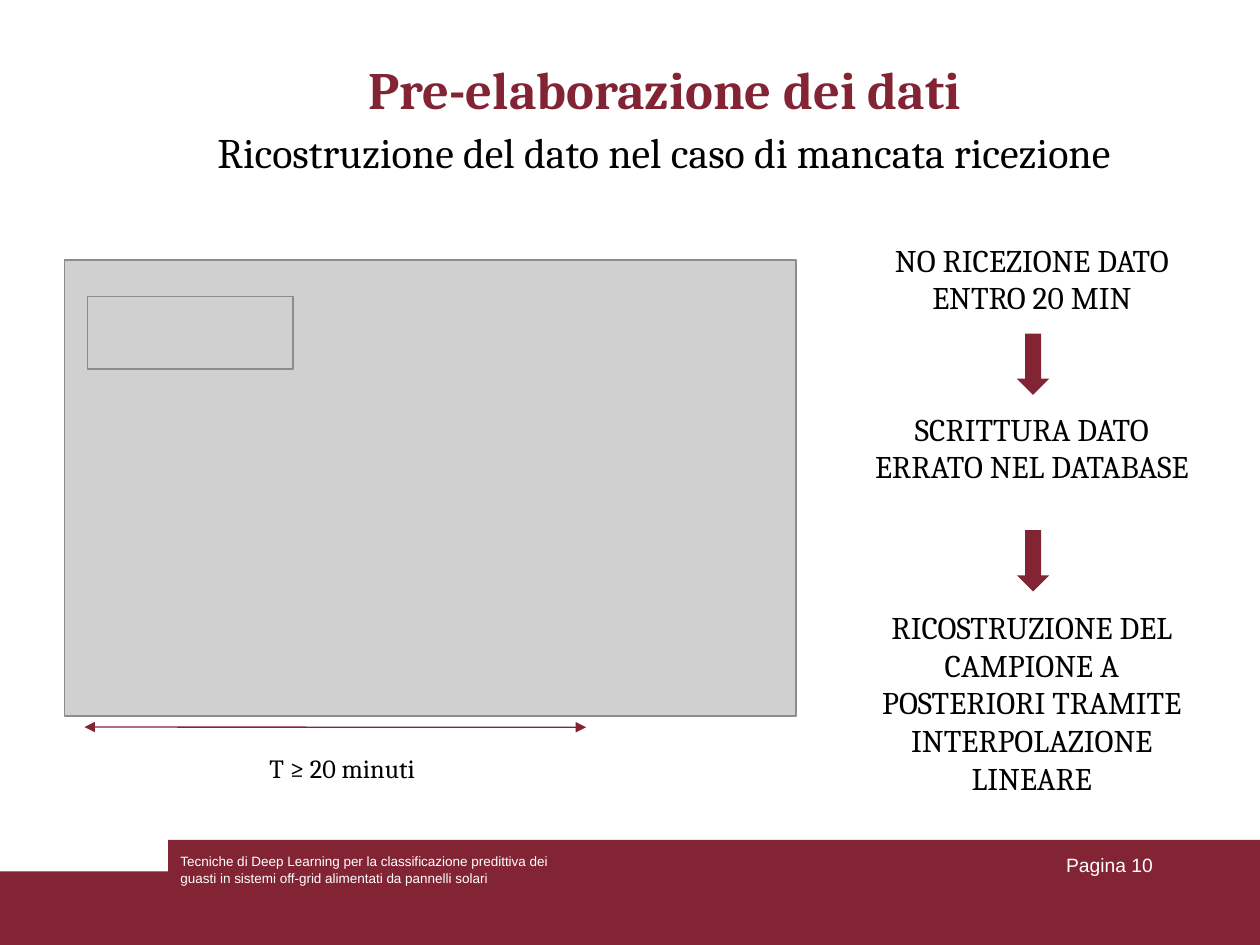
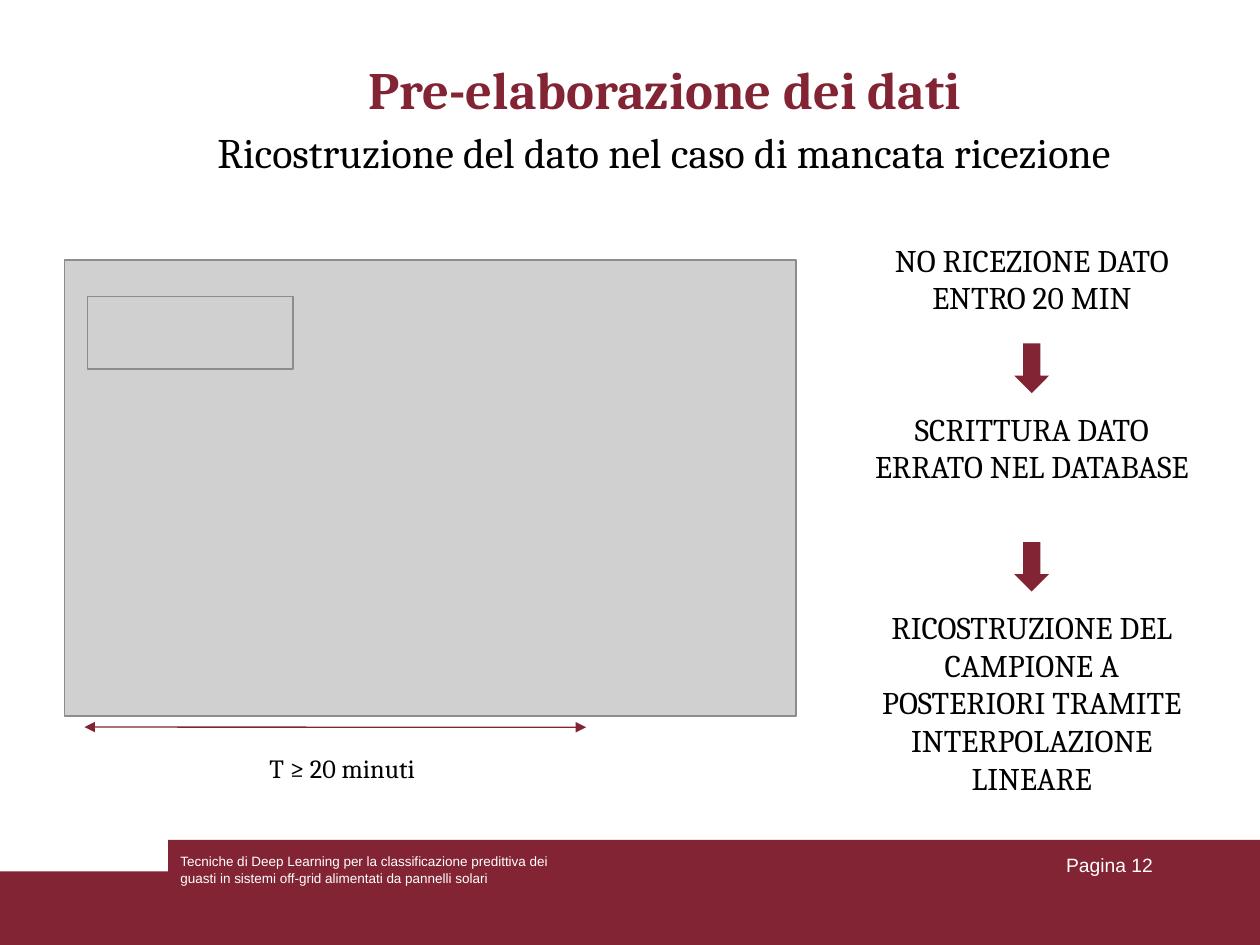
Before and after one commit to lorenzoooooo/DL-for-Predictive-Fault-Classification-in-Off-Grid-Systems, a slide deck: slide 12 of Presentazione_tesi.ppt (slide 10 before the commit). Drawn at 1260x945 pixels with LibreOffice and Linux fonts; fonts in the diff are those of the drawing; grey boxes stand for pictures. Boxes give left, top, right and bottom in pixels: in the first picture for what was removed or moved away, otherwise in the second. Text is boxed around its words. In the diff, an @@ line names an element or a change of style, - is before the commit and + after.

```diff
--- a/Presentazione_tesi.ppt
+++ b/Presentazione_tesi.ppt
@@ right arrow: place and size @@
-right arrow at [1017,333,1050,395]
+right arrow at [1014,343,1049,392]
@@ right arrow at [1014,343,1049,392]: proportions changed @@
@@ right arrow at [1014,542,1049,592]: proportions changed @@
@@ right arrow: place and size @@
-right arrow at [1017,530,1050,592]
+right arrow at [1014,542,1049,592]
@@ page number at [1066,858,1152,876]: text changed @@
-Pagina 10
+Pagina 12
```
Also in this commit, not shown: 17 other slides changed, 1 slide added.
